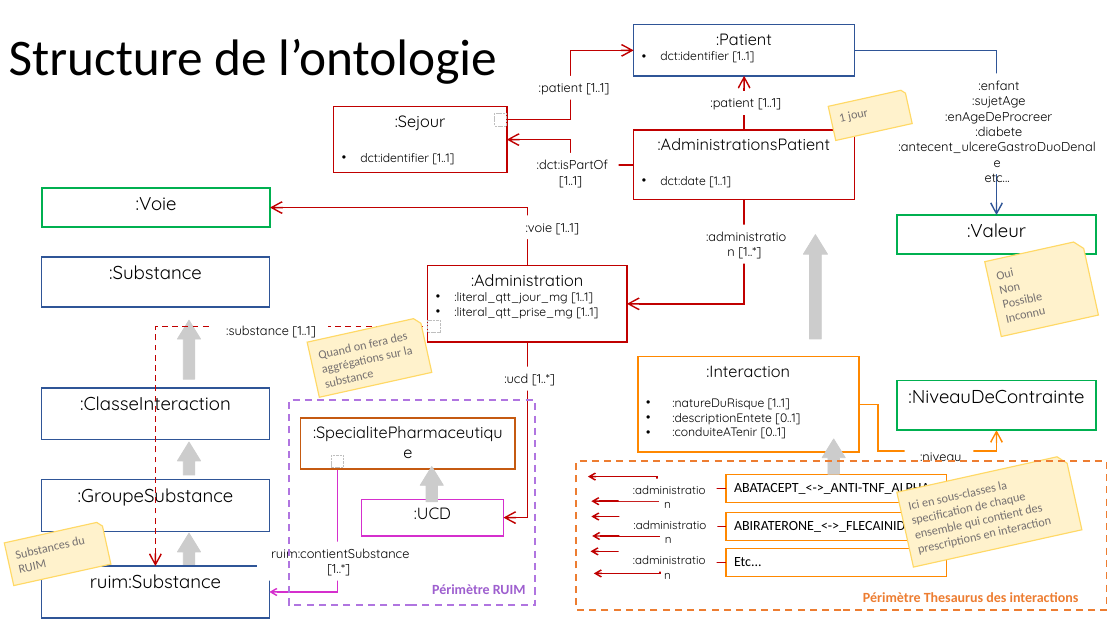
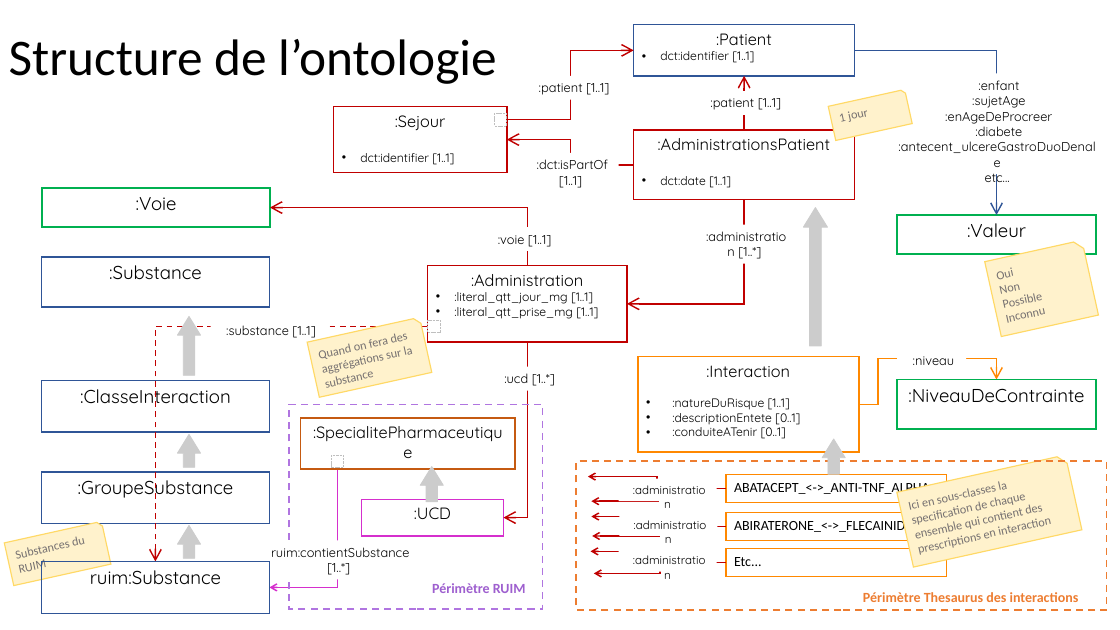
Before and after one commit to tfrancart/remiames, a slide deck: slide 4 of ontologie/remiames_ontology.pptx. Drawn at 1120x630 pixels with LibreOffice and Linux fonts; fonts in the diff are those of the drawing. Boxes give left, top, right and bottom in pixels: in the first picture for what was removed or moved away, otherwise in the second. Text is boxed around its words. In the diff, an @@ line names an element or a change of style, - is before the commit and + after.

```diff
--- a/ontologie/remiames_ontology.pptx
+++ b/ontologie/remiames_ontology.pptx
@@ right arrow: place and size @@
-right arrow at (804, 235, 828, 339)
+right arrow at (803, 208, 828, 346)
@@ text ":voie [1..1]": place and size @@
-text ":voie [1..1]" at (526, 223, 579, 235)
+text ":voie [1..1]" at (498, 235, 551, 247)
@@ elbow arrow moved from (155, 566) - (428, 327) to (155, 561) - (428, 327) @@
@@ 2 rectangles, 1 right arrow: place and size @@
-2 rectangles, 1 right arrow at (41, 321, 269, 618)
+2 rectangles, 1 right arrow at (41, 316, 269, 613)
@@ elbow arrow moved from (996, 430) - (859, 405) to (996, 380) - (859, 405) @@
@@ text ":niveau": place and size @@
-text ":niveau" at (920, 452, 961, 462)
+text ":niveau" at (913, 356, 954, 365)
@@ rectangle: place and size @@
-rectangle at (289, 400, 535, 605)
+rectangle at (289, 405, 543, 610)
@@ elbow arrow moved from (270, 592) - (338, 468) to (270, 587) - (338, 468) @@
@@ 2 right arrows, 1 rectangle: place and size @@
-2 right arrows, 1 rectangle at (41, 442, 269, 566)
+2 right arrows, 1 rectangle at (41, 434, 269, 558)
```
Also in this commit, not shown: 9 slides added, 4 other files.
